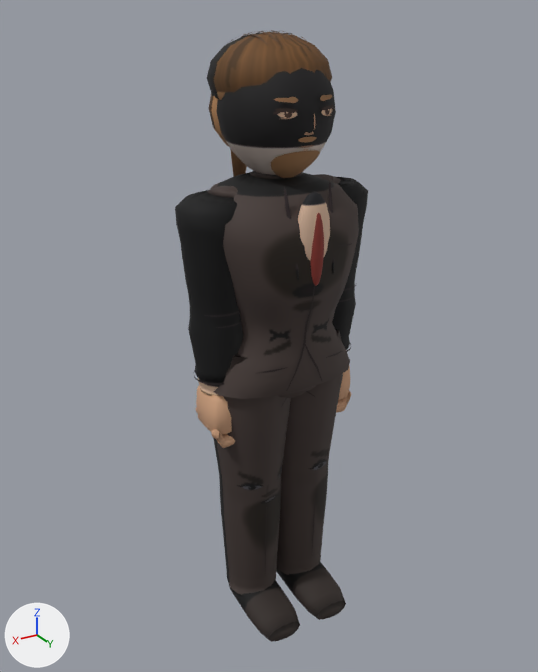
An edit to the glTF model assets/models/gunter_brute_a.glb, drawn before and after from the same camera.
Rendered twice from a 50 mm lens placed at (1.156, 1.886, 1.943), pointed at (0.007, -0.029, 0.986). Every picture has the same lights, and +X, +Y and +Z are marked at lower left. The first picture is the older version. Vertices at exactly the same position are counted once.

Names of what the first picture shows: 'Body'.
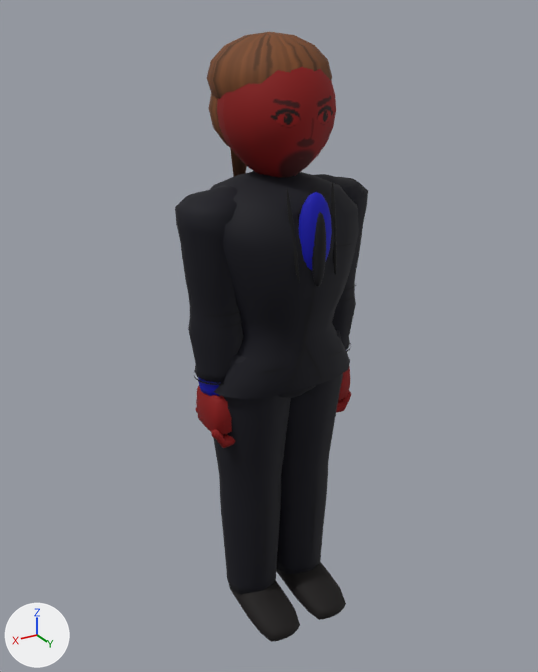
What differs and where, as boxes (x1, y1, x2, y2) in the pictures (538 x 672 px; the box of a moved part takes in the faces that stretch with it):
'Body', reshaped
    before: (175, 30, 368, 642)
    after: (175, 32, 368, 642)
part 1 of me_mesh_0, deleted
    before: (273, 95, 335, 148)
part 2 of me_mesh_0, moved or reshaped
    before: (216, 30, 341, 352)
    after: (217, 67, 342, 355)
part 3 of me_mesh_0, recoloured
    both: (195, 32, 361, 642)

Edits to the bpy script that builds the scene:
```text
Change me_mesh_0:
    used by ob_body; location = (0.0, 0.0, 0.0)
    remove me_mesh_0.from_pydata(...)  # 4524 vertices, 8066 faces; spans x -0.32..0.32, y -0.25..0.25, z -0.04..1.91
    add me_mesh_0.from_pydata(...)  # 3612 vertices, 6670 faces; spans x -0.32..0.32, y -0.25..0.25, z -0.04..1.9
    me_mesh_0 part 1: 17 loose pieces with 731 vertices, spanning x -0.1..0.1, y 0.14..0.17, z 1.61..1.75, are deleted
    me_mesh_0 part 2: 76 vertices moved within x -0.08..0.08, y -0.1..0.23, z 1.23..1.7; 684 vertices removed from x -0.16..0.16, y -0.21..0.24, z 0.97..1.91; 503 vertices added at x -0.17..0.17, y -0.17..0.25, z 0.96..1.88
    me_mesh_0 part 3: 5403 kept faces spanning x -0.32..0.32, y -0.25..0.25, z -0.04..1.9 get new vertex colours
```
